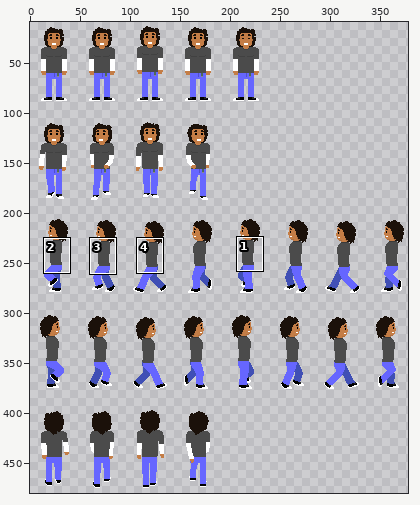
One commit to this sprite sheet: res/img/player.png. The first picture is a wide view before the edit; the outline marks the close-up.
Close-up. Before the commit:
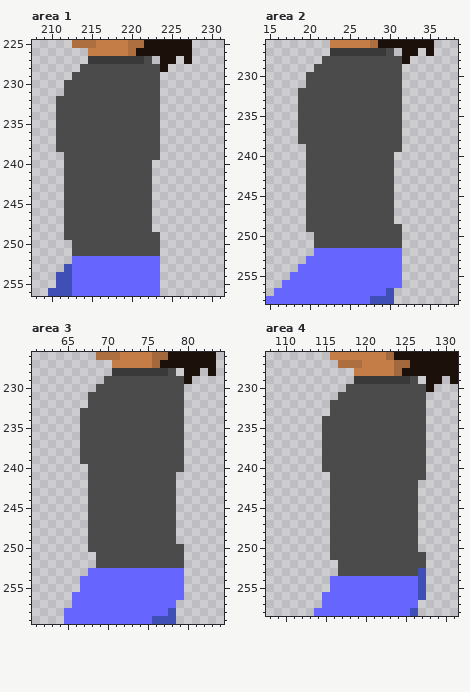
The file is 384x480 pixels. Colours within 5 levels of each other are drawn and written as one. Shown: area 1: x 208..231, y 225..256; area 2: x 15..38, y 226..258; area 3: x 61..84, y 226..259; area 4: x 108..131, y 226..258. The wide view leaves out empty margins. The commit also changed other parts of the picture, which this record leaves out.
New version:
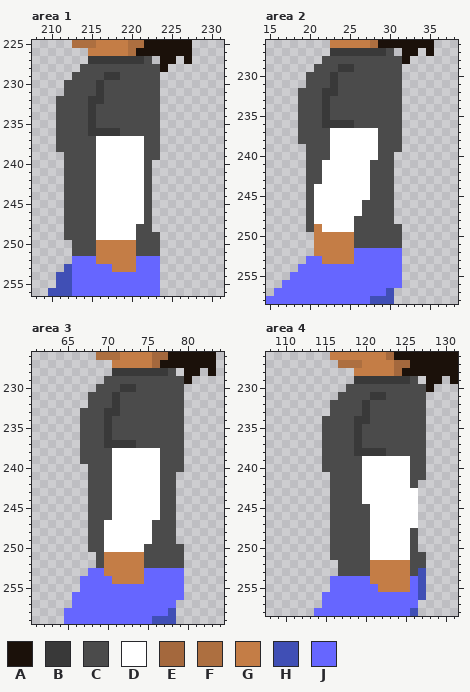
Palette (. is transparent): A #1b110a  B #393939  C #4b4b4b  D #ffffff  E #a4683d  F #ad6f40  G #c47d46  H #404fb5  J #6666ff
From old to new:
Area 1:
y 229: x 217..218 CC -> BB
y 230..231: x 216 C -> B
y 232: x 215..216 CC -> BB
y 233..235: x 215 C -> B
y 236: x 215..218 CCCC -> BBBB
y 237..247: x 216..221 CCCCCC -> DDDDDD
y 248..249: x 216..220 CCCCC -> DDDDD
y 250..251: x 216..220 CCCCC -> GGGGG
y 252: x 216..220 JJJJJ -> GGGGG
y 253: x 218..220 JJJ -> GGG
Area 2:
y 229: x 24..25 CC -> BB
y 230..231: x 23 C -> B
y 232: x 22..23 CC -> BB
y 233..235: x 22 C -> B
y 236: x 22..25 CCCC -> BBBB
y 237..240: x 23..28 CCCCCC -> DDDDDD
y 241..243: x 22..27 CCCCCC -> DDDDDD
y 244..245: x 21..27 CCCCCCC -> DDDDDDD
y 246..247: x 21..26 CCCCCC -> DDDDDD
y 248: x 21..25 CCCCC -> DDDDD
y 249: x 21..25 CCCCC -> GDDDD
y 250..251: x 21..25 CCCCC -> GGGGG
y 252: x 21..25 JJJJJ -> GGGGG
y 253: x 22..25 JJJJ -> GGGG
Area 3:
y 230: x 72..73 CC -> BB
y 231..232: x 71 C -> B
y 233: x 70..71 CC -> BB
y 234..236: x 70 C -> B
y 237: x 70..73 CCCC -> BBBB
y 238..246: x 71..76 CCCCCC -> DDDDDD
y 247..249: x 70..75 CCCCCC -> DDDDDD
y 250: x 70..74 CCCCC -> DDDDD
y 251..252: x 70..74 CCCCC -> GGGGG
y 253: x 70..74 JJJJJ -> GGGGG
y 254: x 71..74 JJJJ -> GGGG
Area 4:
y 231: x 121..122 CC -> BB
y 232..233: x 120 C -> B
y 234: x 119..120 CC -> BB
y 235..237: x 119 C -> B
y 238: x 119..122 CCCC -> BBBB
y 239..242: x 120..125 CCCCCC -> DDDDDD
y 243..244: x 120..126 CCCCCCC -> DDDDDDD
y 245..247: x 121..126 CCCCCC -> DDDDDD
y 248..251: x 121..125 CCCCC -> DDDDD
y 252..253: x 121..125 CCCCC -> GGGGG
y 254: x 121..125 JJJJJ -> GGGGG
y 255: x 122..125 JJJJ -> GGGG
Changed places in both close-ups, as pixel boxes (x1, y1, x2, y2):
changed: (88, 72, 144, 272)
changed: (314, 64, 378, 264)
changed: (104, 384, 160, 584)
changed: (354, 392, 418, 592)
